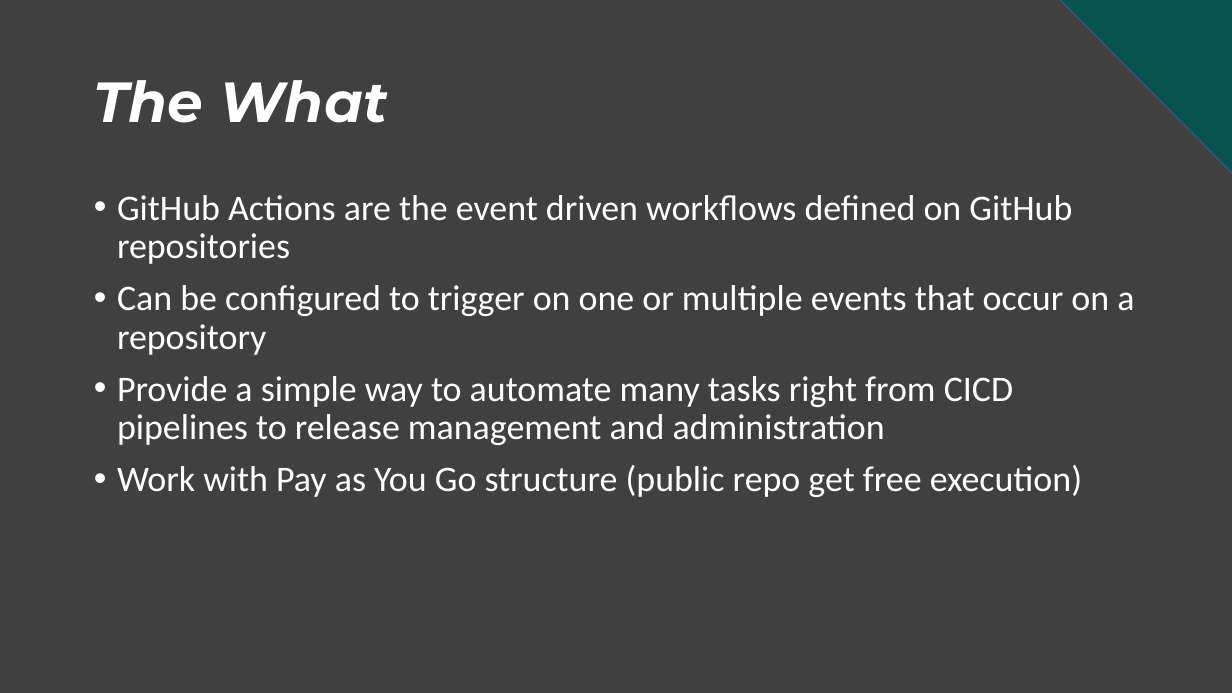
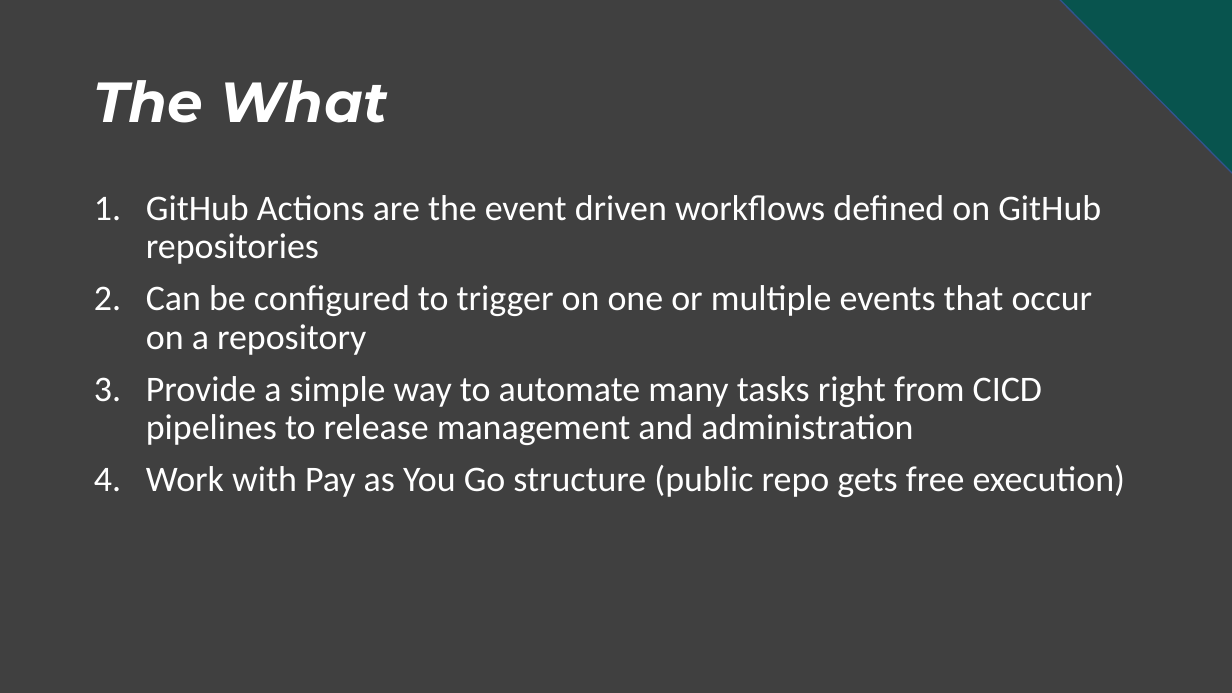
Before and after one commit to fullstackmaddy/Presentations, a slide deck: slide 4 of 2021/Automating Logic Apps Deployment With GitHUB Actions.pptx. Drawn at 1232x693 pixels with LibreOffice and Linux fonts; fonts in the diff are those of the drawing; background and template pictures are left out. Boxes give left, top, right and bottom in pixels: in the first picture for what was removed or moved away, otherwise in the second. Text is boxed around its words. In the diff, an @@ line names an element or a change of style, - is before the commit and + after.

```diff
--- a/2021/Automating Logic Apps Deployment With GitHUB Actions.pptx
+++ b/2021/Automating Logic Apps Deployment With GitHUB Actions.pptx
@@ text at [146,195,1101,445]: bullet • to 1. @@
@@ text at [146,465,1125,497]: text changed @@
-• Work with Pay as You Go structure (public repo get free execution)
+4. Work with Pay as You Go structure (public repo gets free execution)
```
Also in this commit, not shown: 3 other slides changed.
